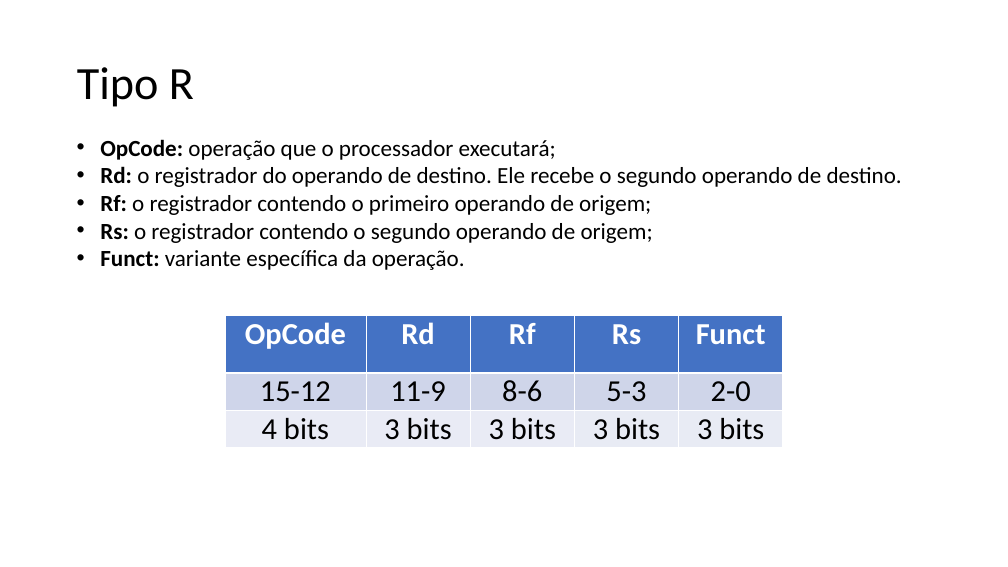
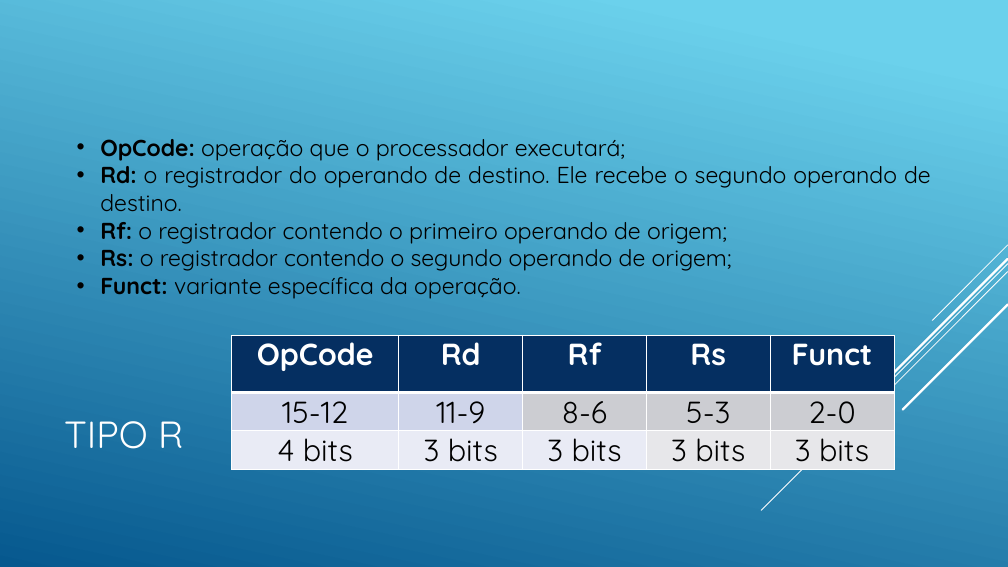
Before and after one commit to Tarlison/Projeto_Final_AOC_2018.2, a slide deck: slide 4 of Processador Uniciclo 16 bits.pptx. Drawn at 1008x567 pixels with LibreOffice and Linux fonts; fonts in the diff are those of the drawing. Boxes give left, top, right and bottom in pixels: in the first picture for what was removed or moved away, otherwise in the second. Text is boxed around its words. In the diff, an @@ line names an element or a change of style, - is before the commit and + after.

Commit message:
Slide

```diff
--- a/Processador Uniciclo 16 bits.pptx
+++ b/Processador Uniciclo 16 bits.pptx
@@ background #FFFFFF to gradient #6ED2EB to #06588E @@
@@ text "OpCode: operação que o processador ..." at [100, 139, 931, 299]: font Calibri to Quicksand @@
@@ group added at [761, 245, 1008, 510]: 5 lines @@
@@ table at [231, 336, 895, 467] @@
@@ fill #4472C4 to #052F61 in row 1 @@
@@ fill #CFD5EA to #CCCDD2 in 3 cells @@
@@ fill #E9EBF5 to #E7E8EA in 2 cells @@
@@ font Calibri to Quicksand @@
@@ table: place and size @@
-table at [225, 315, 784, 446]
+table at [231, 336, 895, 467]
@@ title at [64, 421, 183, 449]: text changed; size 44 to 36 pt; font Calibri to Quicksand; text colour #000000 to #FFFFFF @@
-Tipo R
+TIPO R
```
Also in this commit, not shown: 14 other slides changed.
